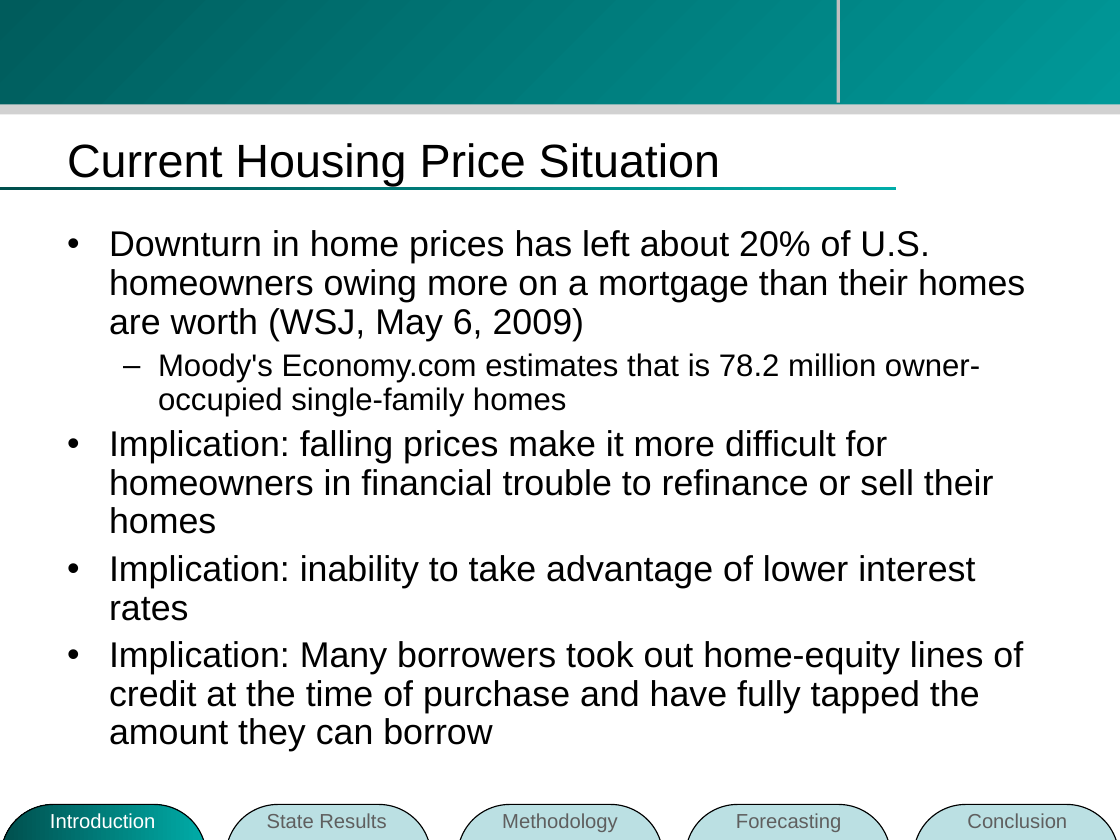
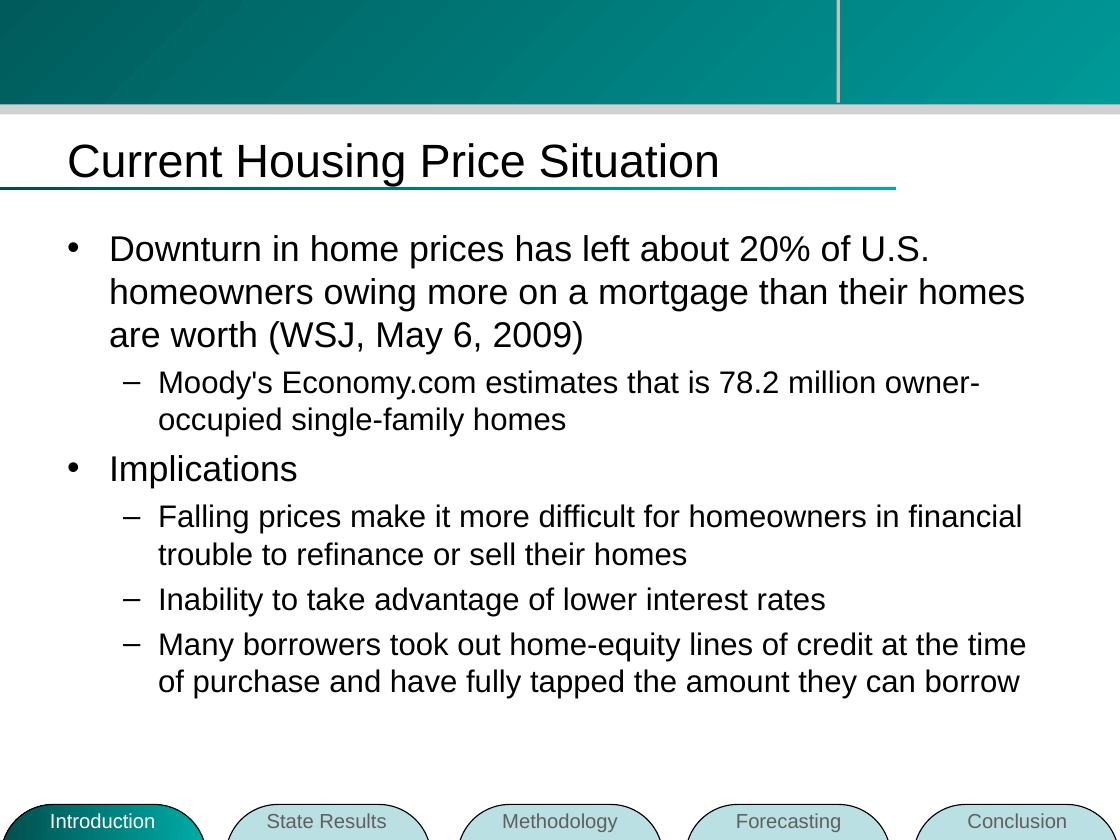
Before and after one commit to zhouzhenghui/svnrepository, a slide deck: slide 5 of SVNRepository/Presentation/M.Eng Final Presentation-take2.ppt. Drawn at 1120x840 pixels with LibreOffice and Linux fonts; fonts in the diff are those of the drawing; background and template pictures are left out. Boxes give left, top, right and bottom in pixels: in the first picture for what was removed or moved away, otherwise in the second. Text is boxed around its words. In the diff, an @@ line names an element or a change of style, - is before the commit and + after.

```diff
--- a/SVNRepository/Presentation/M.Eng Final Presentation-take2.ppt
+++ b/SVNRepository/Presentation/M.Eng Final Presentation-take2.ppt
@@ text at bbox=[109, 235, 1025, 437]: line spacing 0.9 to 1 @@
@@ text at bbox=[109, 455, 1027, 699]: text changed; size 23 to 20 pt @@
-• Implication: falling prices make it more difficult for homeowners in financial trouble to refinance or sell their homes
-• Implication: inability to take advantage of lower interest rates
-• Implication: Many borrowers took out home-equity lines of credit at the time of purchase and have fully tapped the amount they can borrow
+• Implications
+  – Falling prices make it more difficult for homeowners in financial trouble to refinance or sell their homes
+  – Inability to take advantage of lower interest rates
+  – Many borrowers took out home-equity lines of credit at the time of purchase and have fully tapped the amount they can borrow
```
Also in this commit, not shown: 1 other slide changed, 1 slide added.
